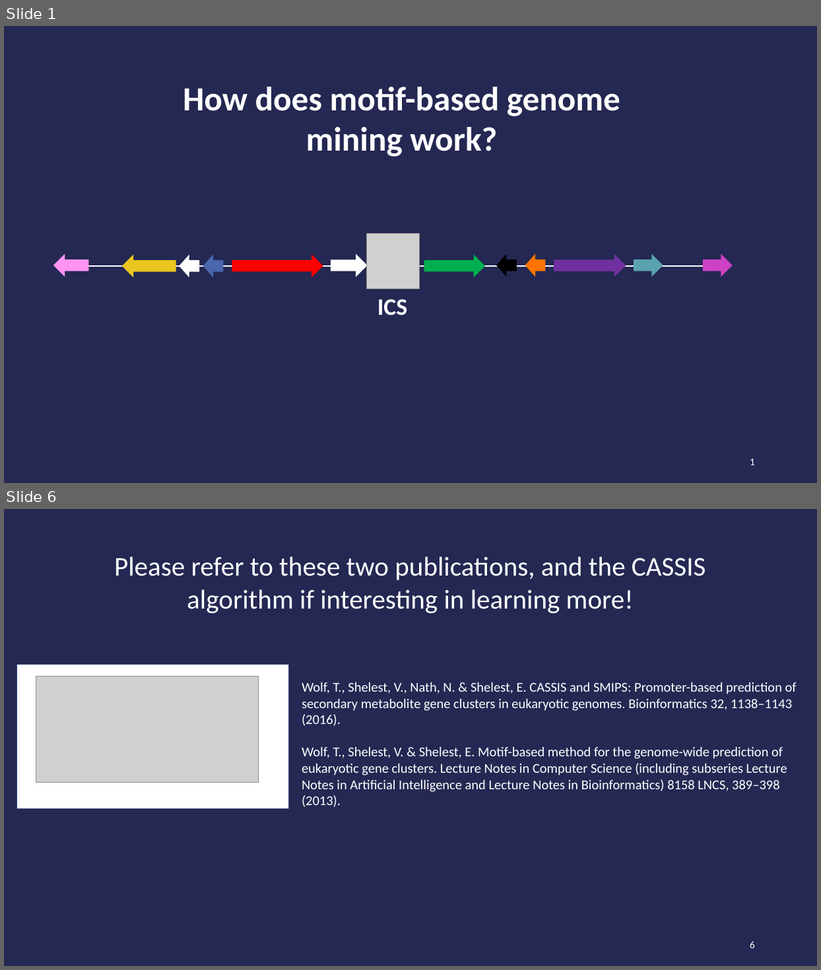
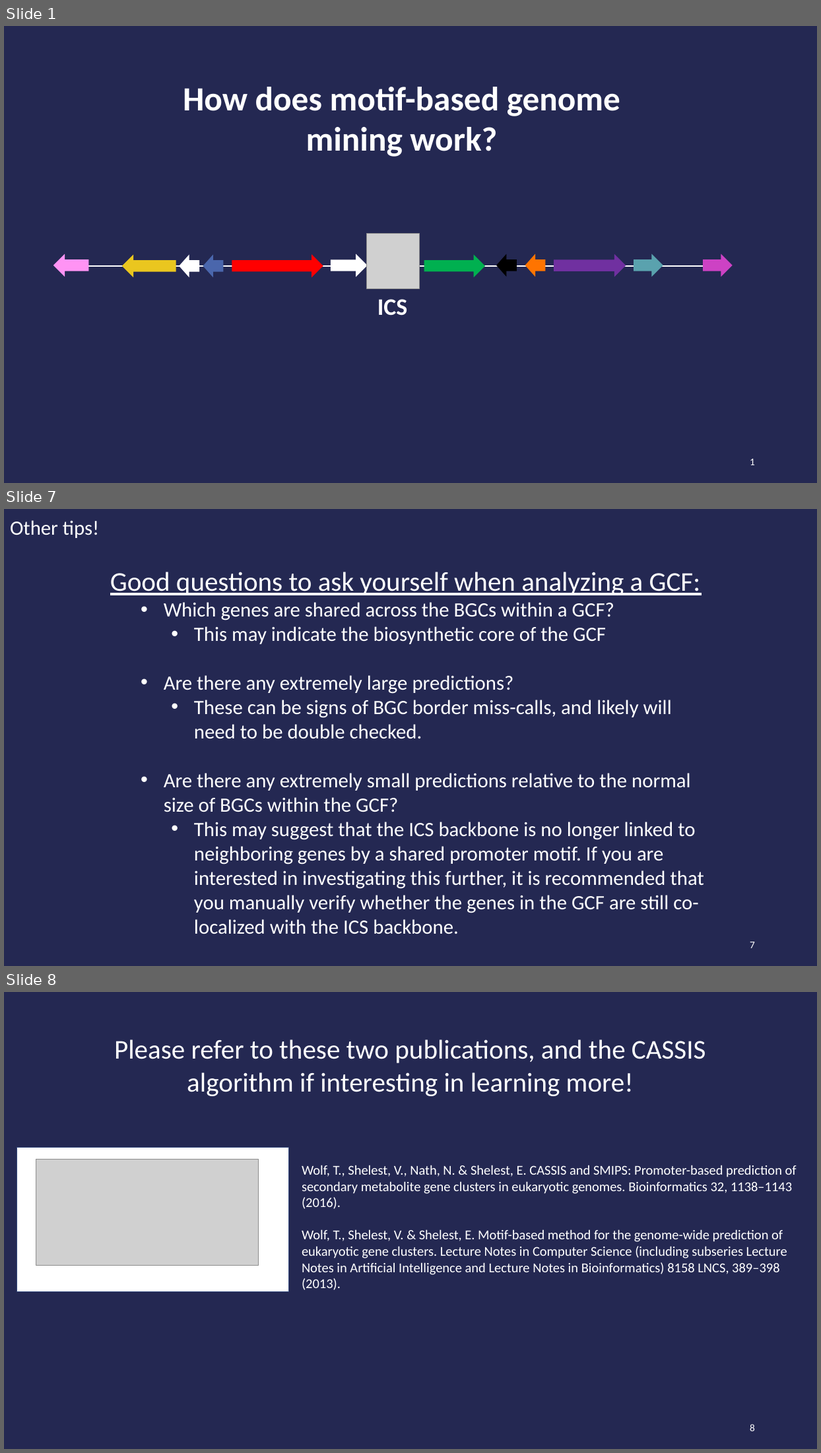
Before and after one commit to gnick18/FungalICS_Website, a slide deck: Images/CassisExplanation.pptx. Shown one above the other, each under a label of ours: slides 1 and 6 before the commit, slides 1, 7 and 8 after it; the slides between them are not shown. The pictures are 821x970 and 821x1453 pixels, drawn with LibreOffice and Linux fonts; fonts in the diff are those of the drawing; grey boxes stand for pictures. Boxes give left, top, right and bottom in pixels: in the first picture for what was removed or moved away, otherwise in the second. Text is boxed around its words. In the diff, an @@ line names an element or a change of style, - is before the commit and + after.

```diff
--- a/Images/CassisExplanation.pptx
+++ b/Images/CassisExplanation.pptx
@@ slide 7 added at <box>4,509,817,966</box>, background #242852 @@
@@ text added at <box>10,520,99,538</box>, 24 pt, text #FFFFFF @@
+Other tips!
@@ text added at <box>110,572,704,935</box>, 24 pt, text #FFFFFF @@
+Good questions to ask yourself when analyzing a GCF:
+  • Which genes are shared across the BGCs within a GCF?
+    • This may indicate the biosynthetic core of the GCF
+  • Are there any extremely large predictions?
+    • These can be signs of BGC border miss-calls, and likely will need to be double checked.
+  • Are there any extremely small predictions relative to the normal size of BGCs within the GCF?
+    • This may suggest that the ICS backbone is no longer linked to neighboring genes by a shared promoter motif. If you are interested in investigating this further, it is recommended that you manually verify whether the genes in the GCF are still co-localized with the ICS backbone.
@@ page number added at <box>750,942,755,949</box>, 12 pt, text #FFFFFF @@
+7
@@ what was slide 6 is now slide 8 @@
@@ page number at <box>750,1424,755,1432</box>: text changed @@
-6
+8
```
Also in this commit, not shown: 5 slides changed, 1 other slide added, 10 other files.
